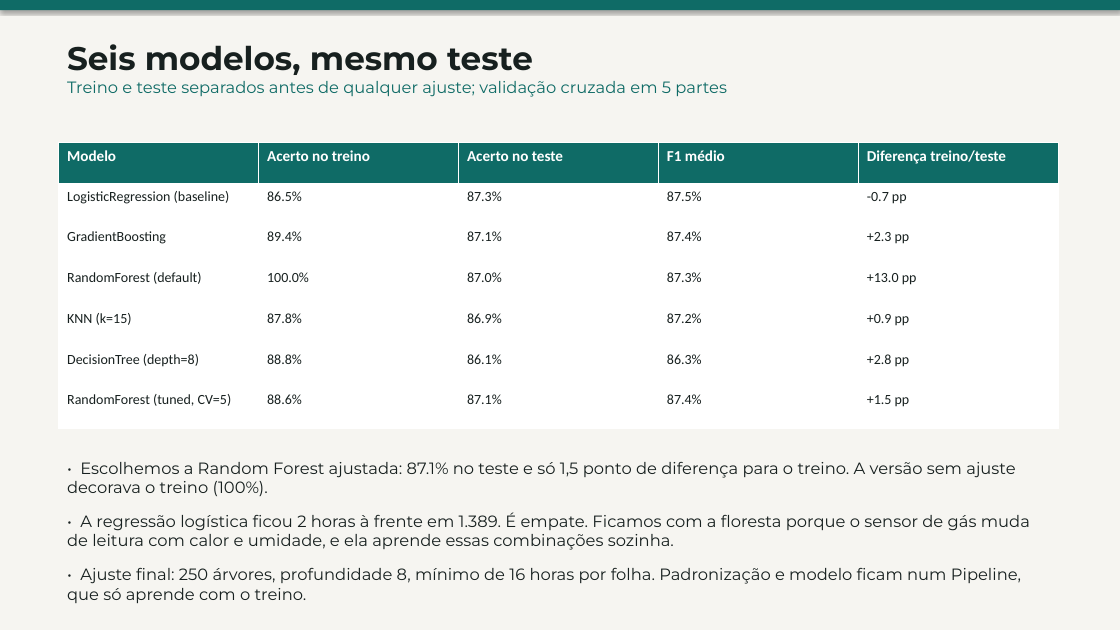
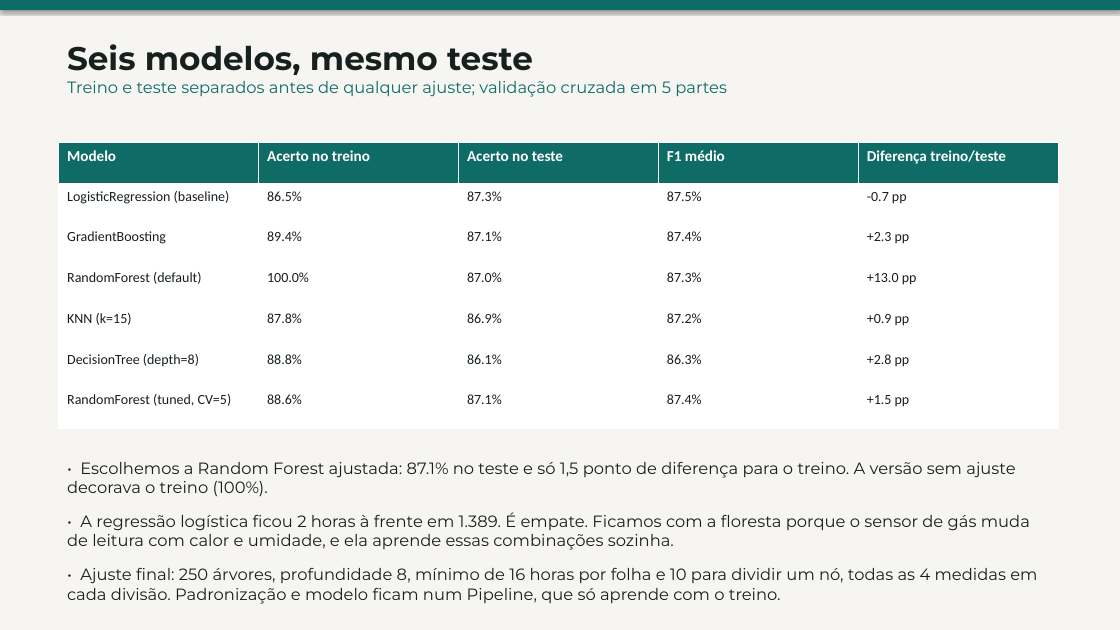
Before and after one commit to iskisraell/respiracidadao-gs, a slide deck: slide 4 of docs/06_RespiraCidadao_ML_Slides.pptx. Drawn at 1120x630 pixels with LibreOffice and Linux fonts; fonts in the diff are those of the drawing. Boxes give left, top, right and bottom in pixels: in the first picture for what was removed or moved away, otherwise in the second. Text is boxed around its words. In the diff, an @@ line names an element or a change of style, - is before the commit and + after.

```diff
--- a/docs/06_RespiraCidadao_ML_Slides.pptx
+++ b/docs/06_RespiraCidadao_ML_Slides.pptx
@@ text at bbox=[67, 568, 1037, 604]: text changed @@
-• Ajuste final: 250 árvores, profundidade 8, mínimo de 16 horas por folha. Padronização e modelo ficam num Pipeline, que só aprende com o treino.
+• Ajuste final: 250 árvores, profundidade 8, mínimo de 16 horas por folha e 10 para dividir um nó, todas as 4 medidas em cada divisão. Padronização e modelo ficam num Pipeline, que só aprende com o treino.
```
Also in this commit, not shown: 1 other slide changed, 1 slide added, 55 other files.
